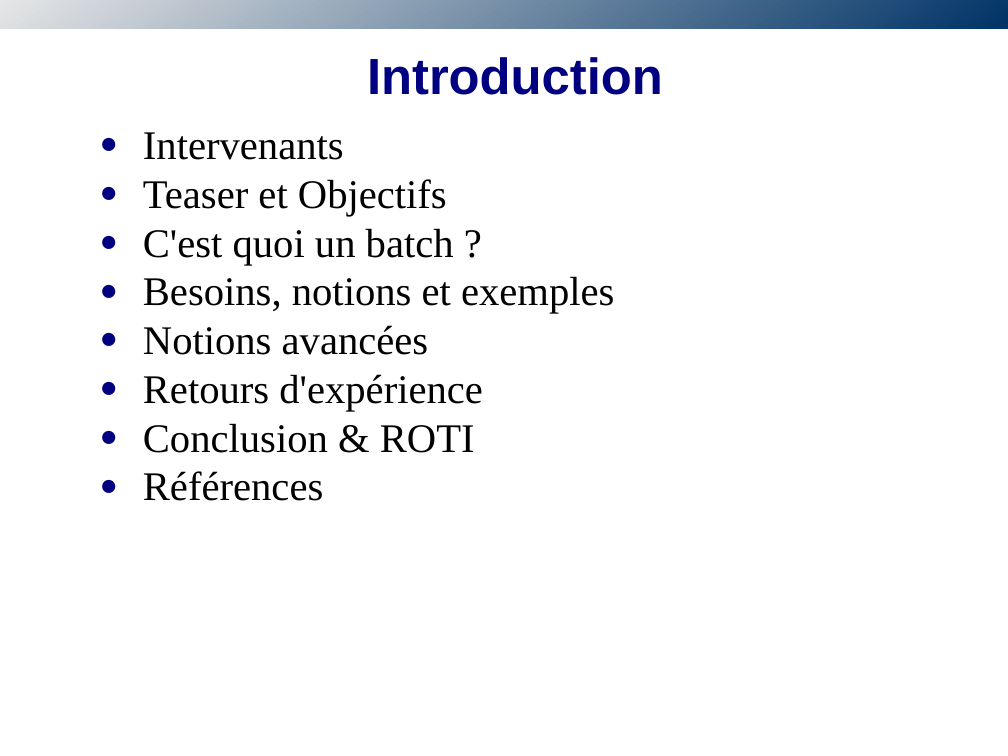
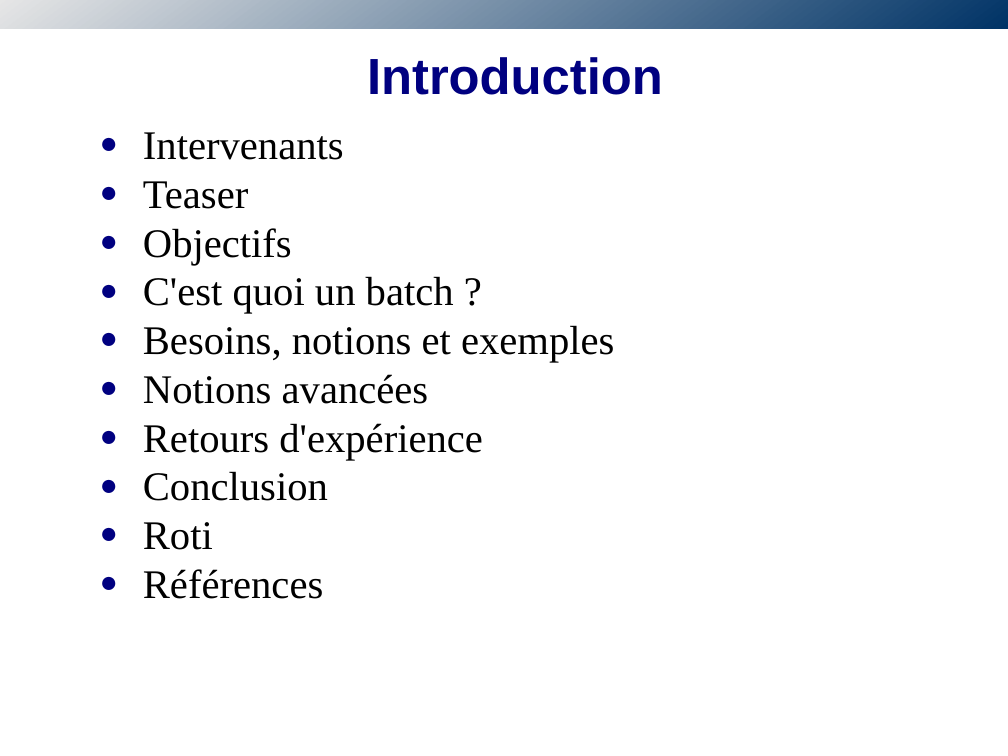
Before and after one commit to obazoud/spring-batch-sug, a slide deck: slide 2 of presentation/SUG-SpringBatch.odp. Drawn at 1008x756 pixels with LibreOffice and Linux fonts; fonts in the diff are those of the drawing; background and template pictures are left out. Boxes give left, top, right and bottom in pixels: in the first picture for what was removed or moved away, otherwise in the second. Text is boxed around its words. In the diff, an @@ line names an element or a change of style, - is before the commit and + after.

```diff
--- a/presentation/SUG-SpringBatch.odp
+++ b/presentation/SUG-SpringBatch.odp
@@ text at [143, 181, 292, 265]: text changed @@
-● Teaser et Objectifs
+● Teaser
+● Objectifs
@@ text at [143, 471, 328, 550]: text changed @@
-● Conclusion & ROTI
+● Conclusion
+● Roti
```
Also in this commit, not shown: 18 slides added, 5 slides removed.
